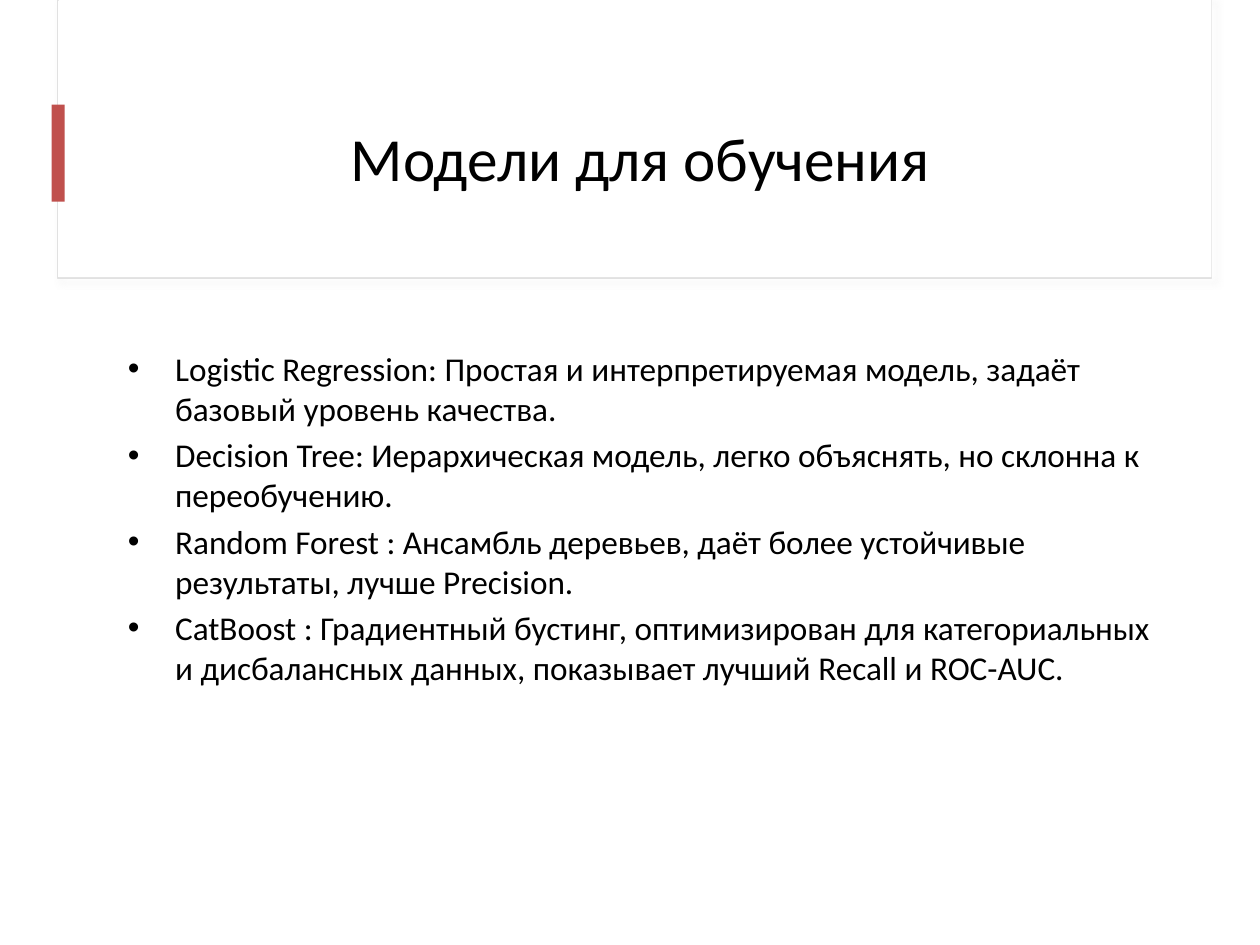
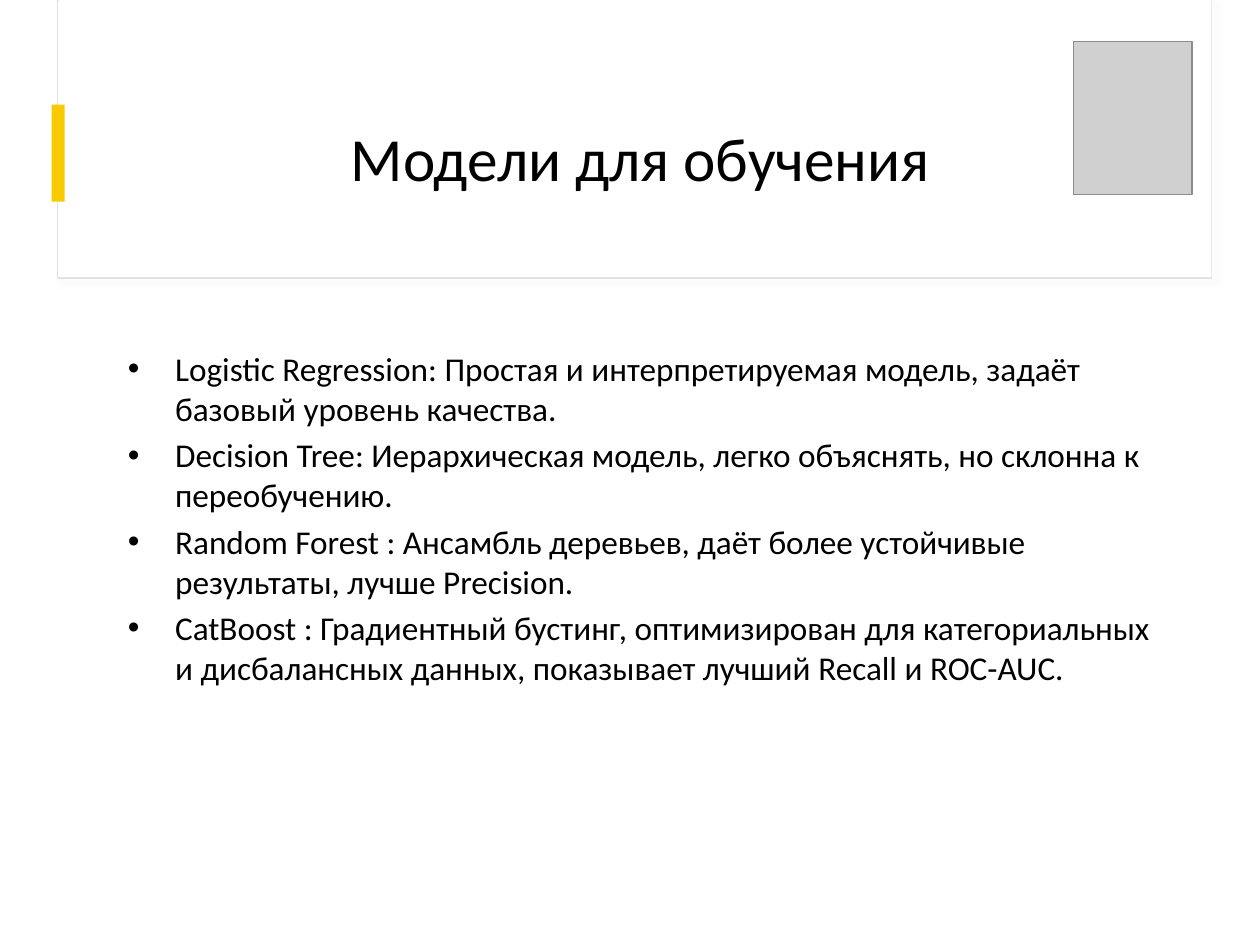
Before and after one commit to antgursky/final-project-atm-analysis, a slide deck: slide 11 of notebooks/Gursky_ATM.pptx. Drawn at 1260x945 pixels with LibreOffice and Linux fonts; fonts in the diff are those of the drawing; grey boxes stand for pictures; background and template pictures are left out. Boxes give left, top, right and bottom in pixels: in the first picture for what was removed or moved away, otherwise in the second. Text is boxed around its words. In the diff, an @@ line names an element or a change of style, - is before the commit and + after.

```diff
--- a/notebooks/Gursky_ATM.pptx
+++ b/notebooks/Gursky_ATM.pptx
@@ picture added at (1074,42,1192,194) @@
@@ rectangle at (52,105,64,202): fill #C0504D to #FACA00 @@
```
Also in this commit, not shown: 16 other slides changed, 4 other files.
